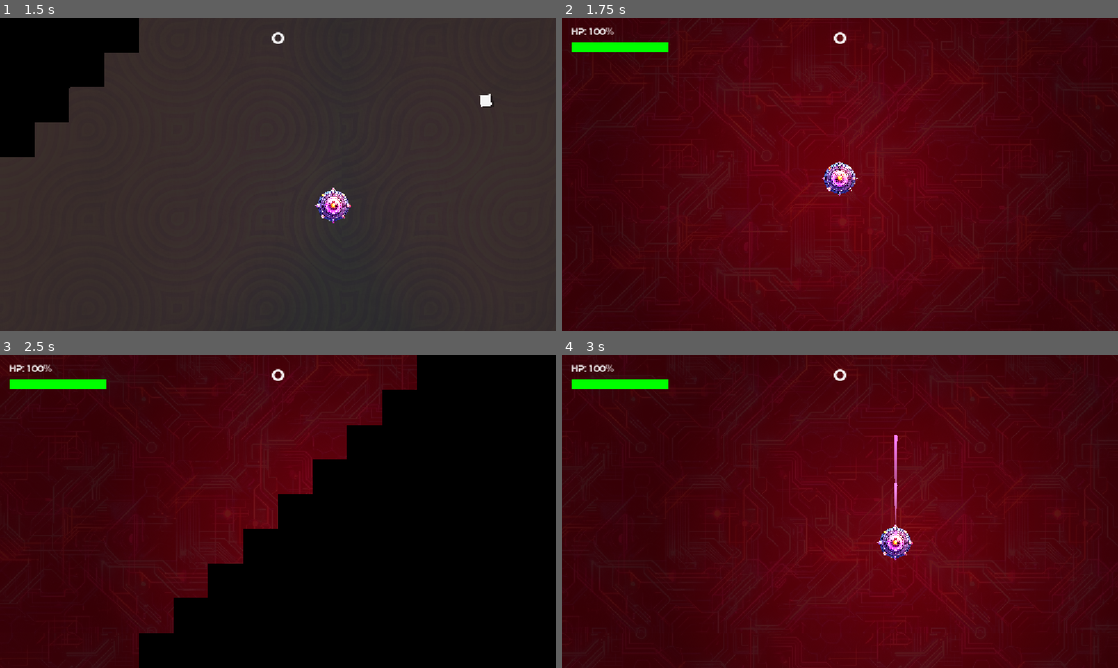
Above: before the commit, frames 1-4 (two rows, left to right).
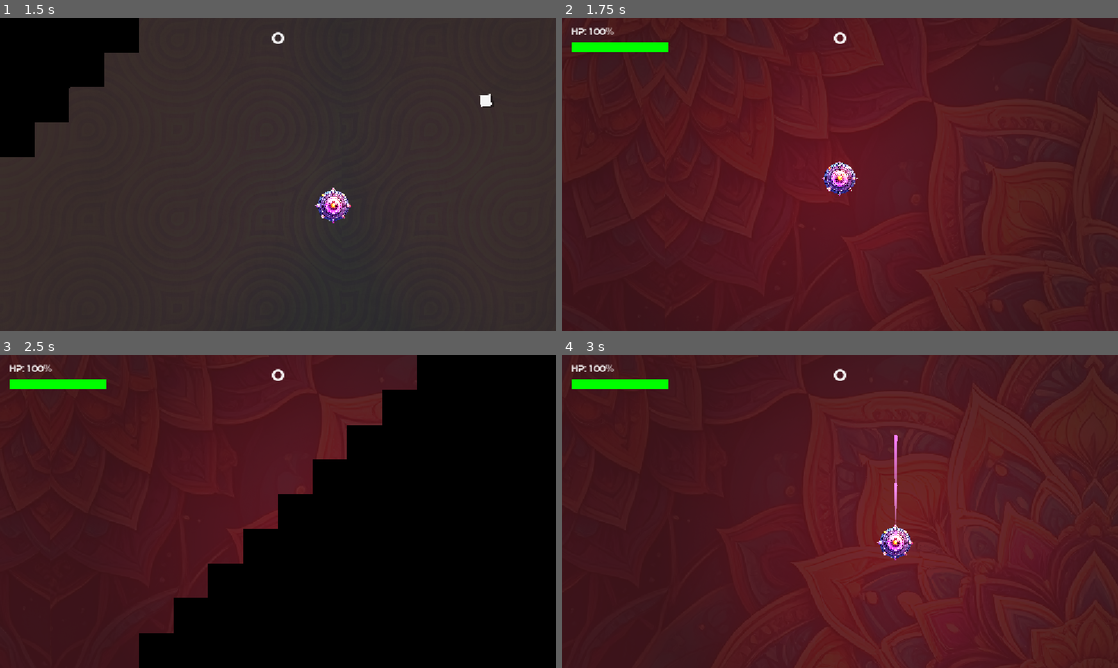
Above: after the commit, the same moments.

Repository: howardkam/Blockade
Game: Godot game, scene res://title.tscn
The game is run twice, just before and just after one commit, with the same random seed, the same clock (stepped at 60 frames per second) and the same inputs. Sound files missing from this copy of the repository are replaced by a short silence.
Inputs:
- Up to frame 1 (1.5 s): tap Enter (start) at 0.5 s; hold D (right) 0.53-1.28 s; hold Enter (start) 0.53-1.28 s; hold S (down) from 1.28 s (still down); tap Keypad Enter at 1.35 s
- Up to frame 2 (1.75 s): keep holding S (down)
- Up to frame 3 (2.5 s): release S (down) at 2.03 s; hold D (right) from 2.03 s (still down); hold Enter (start) from 2.03 s (still down)
- Up to frame 4 (3 s): release D (right) at 2.78 s; release Enter (start) at 2.78 s; hold I (shootup) from 2.78 s (still down); tap Keypad Enter at 2.85 s

Frame 1 is identical in both runs. In frame 2, 25% of the frame differs, in the area x 0-100%, y 0-100%; in frame 3, 4.8%; in frame 4, 34%.

Commit message:
Update artwork

Diff:
--- a/world_1.tscn
+++ b/world_1.tscn
@@ -2,7 +2,7 @@
 
 [ext_resource type="PackedScene" uid="uid://csyb3jak12esm" path="res://player.tscn" id="1_e5alk"]
 [ext_resource type="Script" uid="uid://dftuxifqbq8lq" path="res://world_1.gd" id="1_mqyi5"]
-[ext_resource type="Texture2D" uid="uid://ber6fytsvmj8l" path="res://Assets/background-blue2.jpg" id="4_1wjj6"]
+[ext_resource type="Texture2D" uid="uid://tqa81swhhd45" path="res://Assets/background-mandala1.jpg" id="3_kdx2d"]
 [ext_resource type="AudioStream" uid="uid://bevvbsm6wtsm1" path="res://Assets/musictrack1.wav" id="4_kdx2d"]
 [ext_resource type="FontFile" uid="uid://cpglhhyirxx6b" path="res://Assets/movement/Movement.ttf" id="5_kdx2d"]
 
@@ -17,7 +17,7 @@
 offset_top = -5333.0
 offset_right = 4945.0
 offset_bottom = 4936.0
-color = Color(0.23423678, 0, 0.017865155, 1)
+color = Color(0.23529412, 0, 0.019607844, 0.7372549)
 
 [node name="player" parent="." unique_id=16646871 instance=ExtResource("1_e5alk")]
 position = Vector2(0, 8)
@@ -30,7 +30,7 @@
 offset_top = -5783.0
 offset_right = 4938.0
 offset_bottom = 4939.0
-texture = ExtResource("4_1wjj6")
+texture = ExtResource("3_kdx2d")
 stretch_mode = 1
 
 [node name="AudioStreamPlayer2D" type="AudioStreamPlayer2D" parent="." unique_id=1716109255]
--- a/world_2.tscn
+++ b/world_2.tscn
@@ -16,7 +16,7 @@
 offset_top = -5333.0
 offset_right = 4945.0
 offset_bottom = 4936.0
-color = Color(0.09411765, 0.011764706, 0.33333334, 0.5137255)
+color = Color(0.85551435, 0.4425819, 0.17623276, 0.23529412)
 
 [node name="player" parent="." unique_id=16646871 instance=ExtResource("2_mv2s0")]
 position = Vector2(0, 8)
Binary file added: Assets/background-mandala1.jpg
Not shown, added: Assets/background-mandala1.jpg.import
Binary file added: Assets/background-mandala2.jpg
Not shown, added: Assets/background-mandala2.jpg.import
Binary file added: Assets/background-sumi1.jpg
Not shown, added: Assets/background-sumi1.jpg.import
